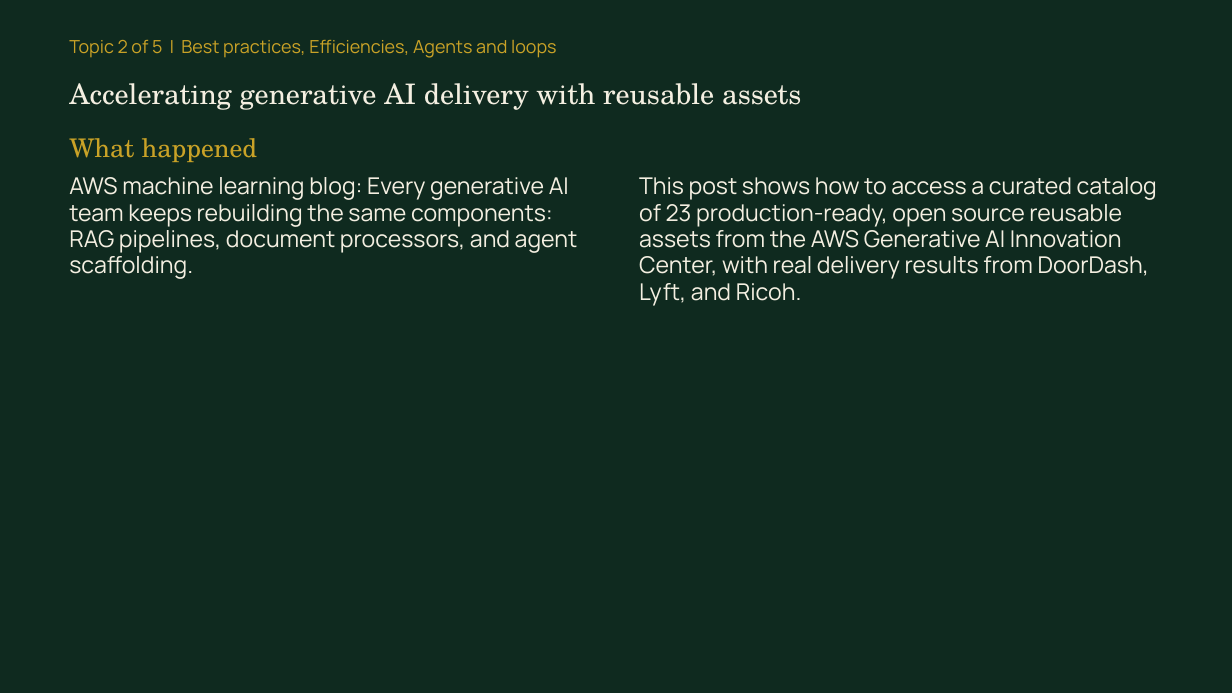
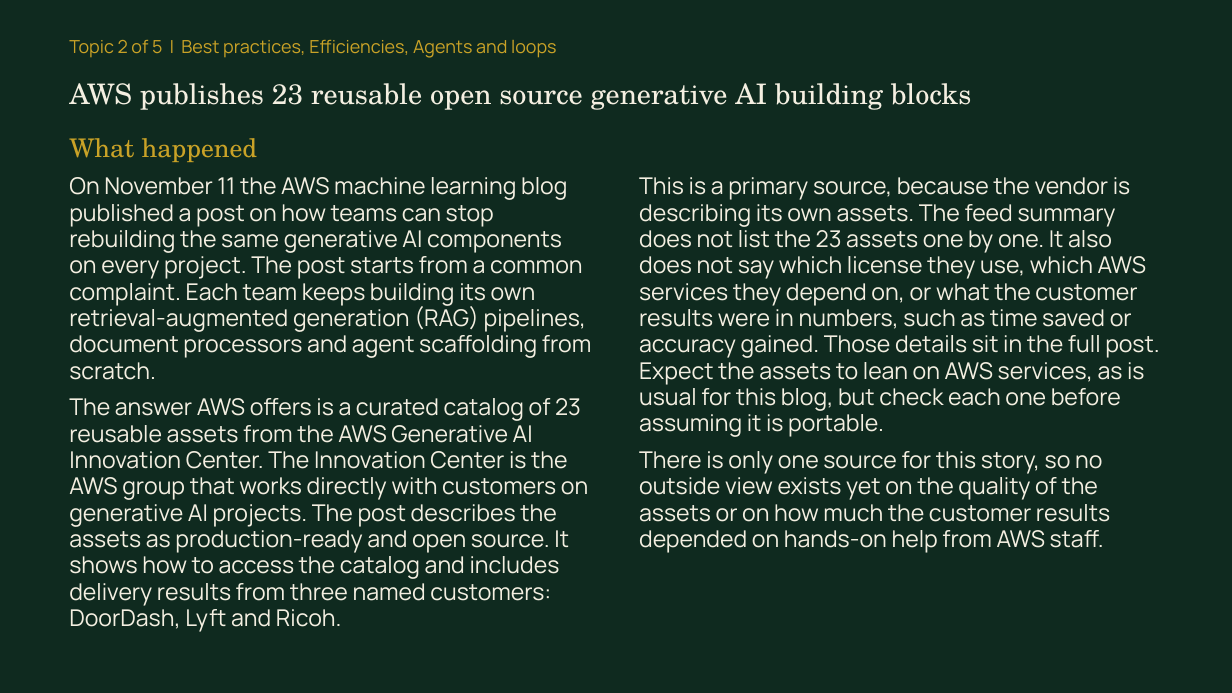
Before and after one commit to syb-code/news-digest, a slide deck: slide 5 of docs/learn/2026-11-11/briefing.pptx. Drawn at 1232x693 pixels with LibreOffice and Linux fonts; fonts in the diff are those of the drawing. Boxes give left, top, right and bottom in pixels: in the first picture for what was removed or moved away, otherwise in the second. Text is boxed around its words. In the diff, an @@ line names an element or a change of style, - is before the commit and + after.

```diff
--- a/docs/learn/2026-11-11/briefing.pptx
+++ b/docs/learn/2026-11-11/briefing.pptx
@@ text at bbox=[69, 83, 972, 110]: text changed @@
-Accelerating generative AI delivery with reusable assets
+AWS publishes 23 reusable open source generative AI building blocks
@@ text at bbox=[69, 177, 592, 632]: text changed @@
-AWS machine learning blog: Every generative AI team keeps rebuilding the same components: RAG pipelines, document processors, and agent scaffolding.
+On November 11 the AWS machine learning blog published a post on how teams can stop rebuilding the same generative AI components on every project. The post starts from a common complaint. Each team keeps building its own retrieval-augmented generation (RAG) pipelines, document processors and agent scaffolding from scratch.
+The answer AWS offers is a curated catalog of 23 reusable assets from the AWS Generative AI Innovation Center. The Innovation Center is the AWS group that works directly with customers on generative AI projects. The post describes the assets as production-ready and open source. It shows how to access the catalog and includes delivery results from three named customers: DoorDash, Lyft and Ricoh.
@@ text at bbox=[639, 177, 1159, 553]: text changed @@
-This post shows how to access a curated catalog of 23 production-ready, open source reusable assets from the AWS Generative AI Innovation Center, with real delivery results from DoorDash, Lyft, and Ricoh.
+This is a primary source, because the vendor is describing its own assets. The feed summary does not list the 23 assets one by one. It also does not say which license they use, which AWS services they depend on, or what the customer results were in numbers, such as time saved or accuracy gained. Those details sit in the full post. Expect the assets to lean on AWS services, as is usual for this blog, but check each one before assuming it is portable.
+There is only one source for this story, so no outside view exists yet on the quality of the assets or on how much the customer results depended on hands-on help from AWS staff.
```
Also in this commit, not shown: 16 other slides changed, 5 other files.
